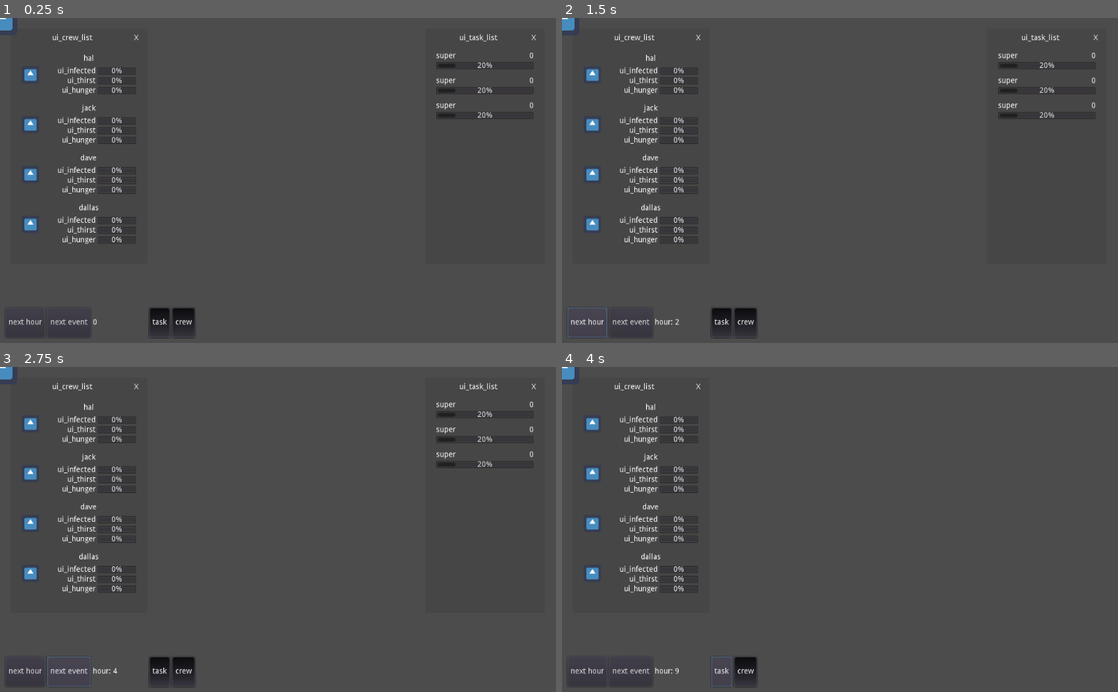
Above: before the commit, frames 1-4 (two rows, left to right).
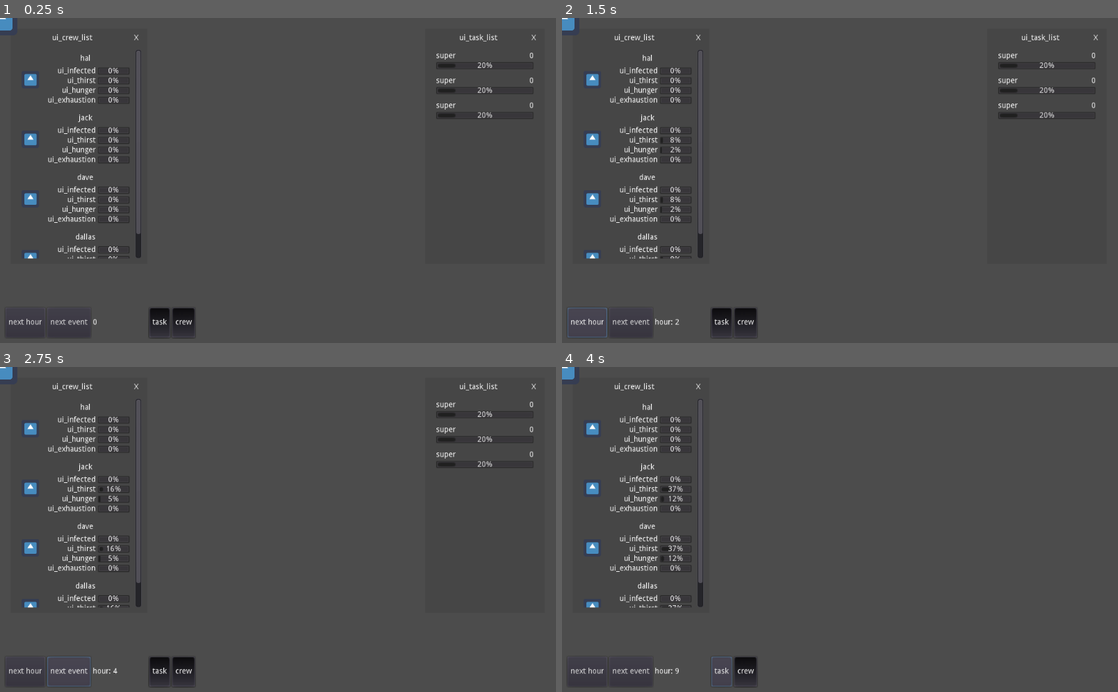
Above: after the commit, the same moments.

Repository: Eptwalabha/ld46
Game: Godot game, scene res://scenes/game/Game.tscn
Two runs of this game, one before a commit and one after it. Both use one fixed random seed, a clock stepped at 60 frames per second and the inputs below. The engine's default icon, where the game draws it, is replaced by a stand-in: a white triangle on a blue panel in a dark square.
Inputs:
- Up to frame 1 (0.25 s): no input
- Up to frame 2 (1.5 s): click "next hour" at 0.5 s; click "next hour" at 1.25 s
- Up to frame 3 (2.75 s): click "next event" at 2 s
- Up to frame 4 (4 s): click "next event" at 2.75 s; click "task" at 3.5 s

The runs differ from the first frame. In frame 1, 2.4% of the frame differs, in the area x 4-26%, y 9-75%; in frame 2, 2.4%; in frame 3, 2.4%; in frame 4, 2.4%.

Commit message:
update crew state

Diff:
--- a/scenes/game/crew/CrewMember.gd
+++ b/scenes/game/crew/CrewMember.gd
@@ -1,5 +1,7 @@
 class_name CrewMember
 extends Node2D
+
+signal crew_state_update
 
 export(String) var crew_name = "no name"
 export(bool) var is_infected := false
@@ -49,6 +51,7 @@
 	hunger += 1
 	if current_task is Task:
 		exhaustion += 1
+	emit_signal("crew_state_update")
 
 func is_alive() -> bool:
 	return not is_dead
--- a/scenes/game/crew/member/AndroidCrew.gd
+++ b/scenes/game/crew/member/AndroidCrew.gd
@@ -3,7 +3,7 @@
 var in_maintenance := false
 
 func update_crew_state(hour) -> void:
-	pass
+	emit_signal("crew_state_update")
 
 func productivity(_hour: int) -> float:
 	if in_maintenance:
--- a/scenes/game/ui/crew/UICrew.tscn
+++ b/scenes/game/ui/crew/UICrew.tscn
@@ -15,39 +15,40 @@
 "_edit_use_anchors_": false
 }
 
-[node name="HBoxContainer" type="HBoxContainer" parent="."]
+[node name="Container" type="HBoxContainer" parent="."]
 margin_left = 10.0
 margin_top = 5.0
 margin_right = 1014.0
-margin_bottom = 595.0
+margin_bottom = 101.0
+size_flags_vertical = 0
 
-[node name="MarginContainer" type="MarginContainer" parent="HBoxContainer"]
+[node name="MarginContainer" type="MarginContainer" parent="Container"]
 margin_right = 32.0
-margin_bottom = 590.0
+margin_bottom = 96.0
 rect_min_size = Vector2( 32, 32 )
 custom_constants/margin_top = 5
 
-[node name="TextureRect" type="TextureRect" parent="HBoxContainer/MarginContainer"]
+[node name="TextureRect" type="TextureRect" parent="Container/MarginContainer"]
 margin_top = 5.0
 margin_right = 32.0
-margin_bottom = 590.0
+margin_bottom = 96.0
 texture = ExtResource( 1 )
 expand = true
 stretch_mode = 6
 
-[node name="HBoxContainer2" type="VBoxContainer" parent="HBoxContainer"]
+[node name="Stats" type="VBoxContainer" parent="Container"]
 margin_left = 36.0
 margin_right = 1004.0
-margin_bottom = 590.0
+margin_bottom = 96.0
 size_flags_horizontal = 3
 
-[node name="Name" type="MarginContainer" parent="HBoxContainer/HBoxContainer2"]
+[node name="Name" type="MarginContainer" parent="Container/Stats"]
 margin_right = 968.0
 margin_bottom = 24.0
 custom_constants/margin_top = 5
 custom_constants/margin_bottom = 5
 
-[node name="Label" type="Label" parent="HBoxContainer/HBoxContainer2/Name"]
+[node name="Label" type="Label" parent="Container/Stats/Name"]
 margin_top = 5.0
 margin_right = 968.0
 margin_bottom = 19.0
@@ -55,59 +56,78 @@
 align = 1
 valign = 1
 
-[node name="Health" type="HBoxContainer" parent="HBoxContainer/HBoxContainer2"]
+[node name="Health" type="HBoxContainer" parent="Container/Stats"]
 margin_top = 28.0
 margin_right = 968.0
 margin_bottom = 42.0
 
-[node name="Label" type="Label" parent="HBoxContainer/HBoxContainer2/Health"]
+[node name="Label" type="Label" parent="Container/Stats/Health"]
 margin_right = 100.0
 margin_bottom = 14.0
 rect_min_size = Vector2( 100, 0 )
 text = "ui_infected"
 align = 2
 
-[node name="ProgressBar" type="ProgressBar" parent="HBoxContainer/HBoxContainer2/Health"]
+[node name="Progress" type="ProgressBar" parent="Container/Stats/Health"]
 margin_left = 104.0
 margin_right = 968.0
 margin_bottom = 14.0
 size_flags_horizontal = 3
 step = 1.0
 
-[node name="Thirst" type="HBoxContainer" parent="HBoxContainer/HBoxContainer2"]
+[node name="Thirst" type="HBoxContainer" parent="Container/Stats"]
 margin_top = 46.0
 margin_right = 968.0
 margin_bottom = 60.0
 
-[node name="Label" type="Label" parent="HBoxContainer/HBoxContainer2/Thirst"]
+[node name="Label" type="Label" parent="Container/Stats/Thirst"]
 margin_right = 100.0
 margin_bottom = 14.0
 rect_min_size = Vector2( 100, 0 )
 text = "ui_thirst"
 align = 2
 
-[node name="ProgressBar" type="ProgressBar" parent="HBoxContainer/HBoxContainer2/Thirst"]
+[node name="Progress" type="ProgressBar" parent="Container/Stats/Thirst"]
 margin_left = 104.0
 margin_right = 968.0
 margin_bottom = 14.0
 size_flags_horizontal = 3
 step = 1.0
 
-[node name="Hunger" type="HBoxContainer" parent="HBoxContainer/HBoxContainer2"]
+[node name="Hunger" type="HBoxContainer" parent="Container/Stats"]
 margin_top = 64.0
 margin_right = 968.0
 margin_bottom = 78.0
 
-[node name="Label" type="Label" parent="HBoxContainer/HBoxContainer2/Hunger"]
+[node name="Label" type="Label" parent="Container/Stats/Hunger"]
 margin_right = 100.0
 margin_bottom = 14.0
 rect_min_size = Vector2( 100, 0 )
 text = "ui_hunger"
 align = 2
 
-[node name="ProgressBar" type="ProgressBar" parent="HBoxContainer/HBoxContainer2/Hunger"]
+[node name="Progress" type="ProgressBar" parent="Container/Stats/Hunger"]
 margin_left = 104.0
 margin_right = 968.0
 margin_bottom = 14.0
 size_flags_horizontal = 3
 step = 1.0
+
+[node name="Exhaustion" type="HBoxContainer" parent="Container/Stats"]
+margin_top = 82.0
+margin_right = 968.0
+margin_bottom = 96.0
+
+[node name="Label" type="Label" parent="Container/Stats/Exhaustion"]
+margin_right = 100.0
+margin_bottom = 14.0
+rect_min_size = Vector2( 100, 0 )
+text = "ui_exhaustion"
+align = 2
+
+[node name="Progress" type="ProgressBar" parent="Container/Stats/Exhaustion"]
+margin_left = 104.0
+margin_right = 968.0
+margin_bottom = 14.0
+size_flags_horizontal = 3
+step = 1.0
--- a/scenes/game/ui/crew/UICrewMember.gd
+++ b/scenes/game/ui/crew/UICrewMember.gd
@@ -1,10 +1,29 @@
 class_name UICrewMember
 extends MarginContainer
 
-onready var name_label := $HBoxContainer/HBoxContainer2/Name/Label as Label
+onready var name_label := $Container/Stats/Name/Label as Label
+onready var hunger_progress := $Container/Stats/Hunger/Progress as ProgressBar
+onready var thirst_progress := $Container/Stats/Thirst/Progress as ProgressBar
+onready var health_progress := $Container/Stats/Health/Progress as ProgressBar
+onready var exhaustion_progress := $Container/Stats/Exhaustion/Progress as ProgressBar
+
 var crew = null
+
+func _ready() -> void:
+	_update_with_crew_info()
 
 func set_crew_member(my_crew: CrewMember) -> void:
 	crew = my_crew
-	print(crew)
-	$HBoxContainer/HBoxContainer2/Name/Label.text = crew.crew_name
+	crew.connect("crew_state_update", self, "_update_state")
+
+func _update_with_crew_info() -> void:
+	name_label.text = crew.crew_name
+	hunger_progress.max_value = 72
+	hunger_progress.value = crew.hunger
+	thirst_progress.max_value = 24
+	thirst_progress.value = crew.thirst
+	exhaustion_progress.max_value = 24
+	exhaustion_progress.value = crew.exhaustion
+
+func _update_state() -> void:
+	_update_with_crew_info()
